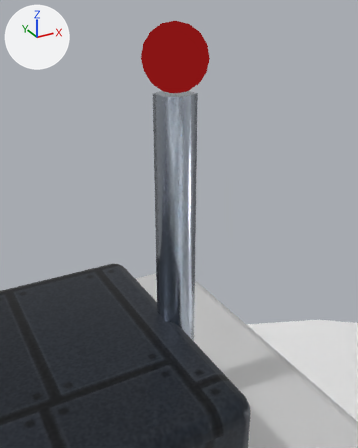
What one commit did to the glTF model public/models/buildings/desal-T4.glb.
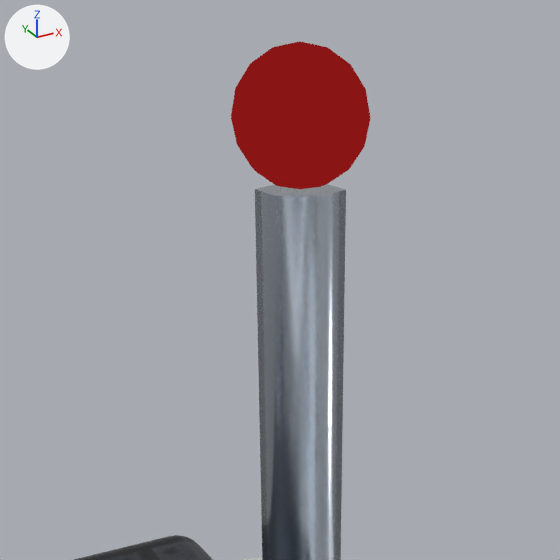
Each version is shown from a 50 mm camera at (0.16, 2.102, 1.611) aimed at (0.35, 2.448, 1.438), then close up on the part from 8% to 85% of the width and 0% to 62% of the height. Lighting does not change. The marker at upper left points along +X, +Y and +Z. The last two pictures show the newer version. Where no turn or scale is listed for an object, it has been applied to the vertices.
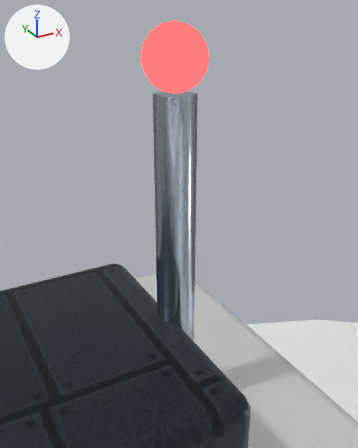
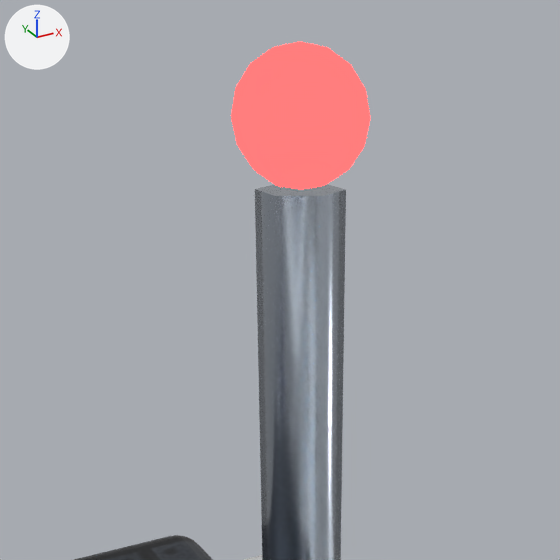
What differs and where, as boxes [x1, y1, x2, y2] in the close-ups (560 x 560 px):
'Mesh_80', recoloured (lighter): [231, 41, 370, 189] in both

The change, as a list of edits to the scene's bpy script:
```text
Change mat_material_11:
    where n0 = _N.new('ShaderNodeEmission'); n0.name = 'Emission'
    n0.inputs[0].default_value: (0.25, 0.00739, 0.00739, 1.0) -> (7.0, 0.207, 0.207, 1.0)  # 'Color', red #891515 -> 'Color', red #ff7e7e
```
